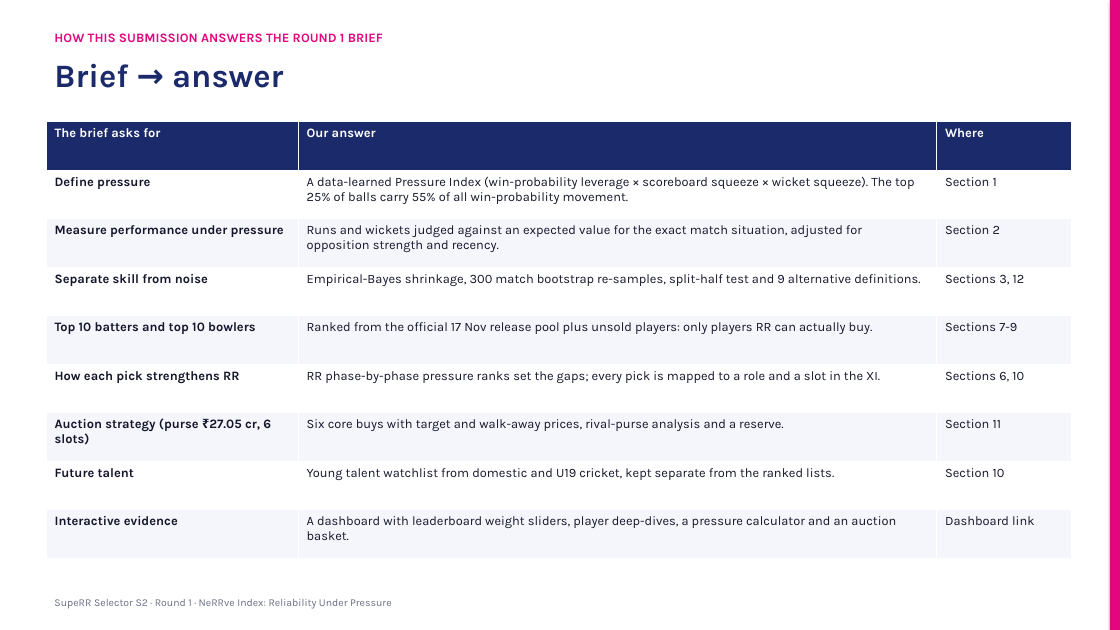
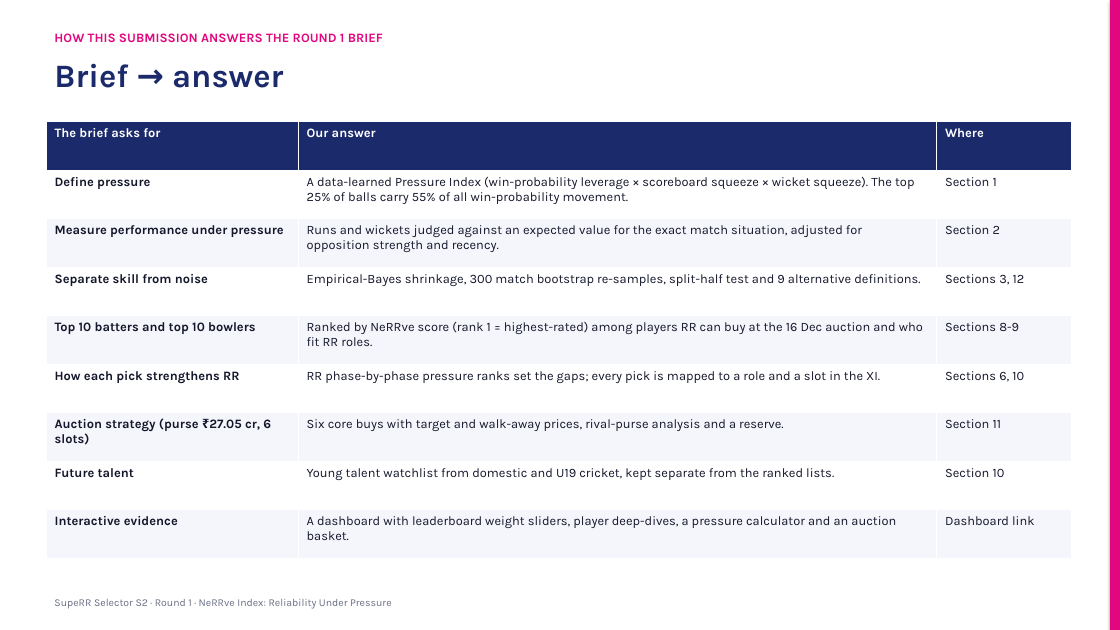
Before and after one commit to KoduruChandrasekhar/RRAuction-, a slide deck: slide 3 of submission/NeRRve_Deck.pptx. Drawn at 1120x630 pixels with LibreOffice and Linux fonts; fonts in the diff are those of the drawing. Boxes give left, top, right and bottom in pixels: in the first picture for what was removed or moved away, otherwise in the second. Text is boxed around its words. In the diff, an @@ line names an element or a change of style, - is before the commit and + after.

```diff
--- a/submission/NeRRve_Deck.pptx
+++ b/submission/NeRRve_Deck.pptx
@@ table at [46,122,1071,559] @@
-row 5, column 2: Ranked from the official 17 Nov release pool plus unsold players: only players RR can actually buy.
+row 5, column 2: Ranked by NeRRve score (rank 1 = highest-rated) among players RR can buy at the 16 Dec auction and who fit RR roles.
-row 5, column 3: Sections 7-9
+row 5, column 3: Sections 8-9
```
Also in this commit, not shown: 8 other slides changed, 7 other files.
